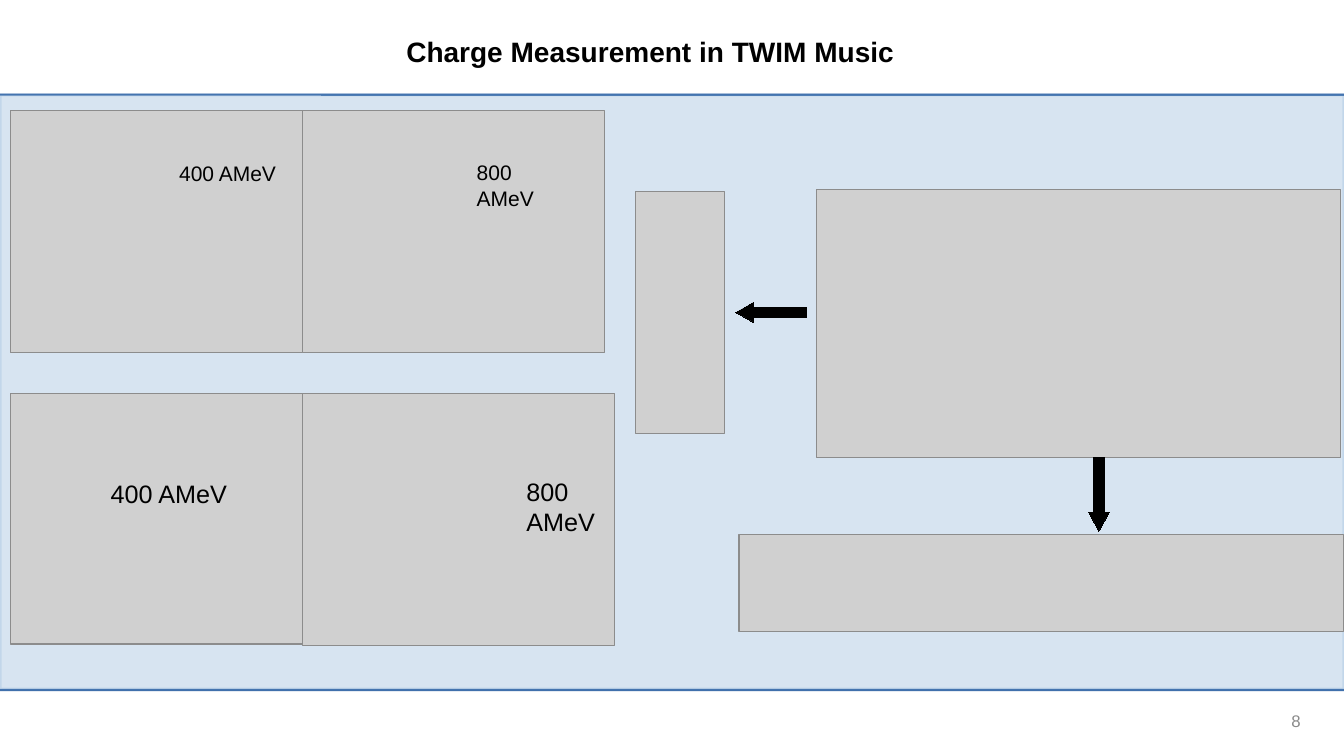
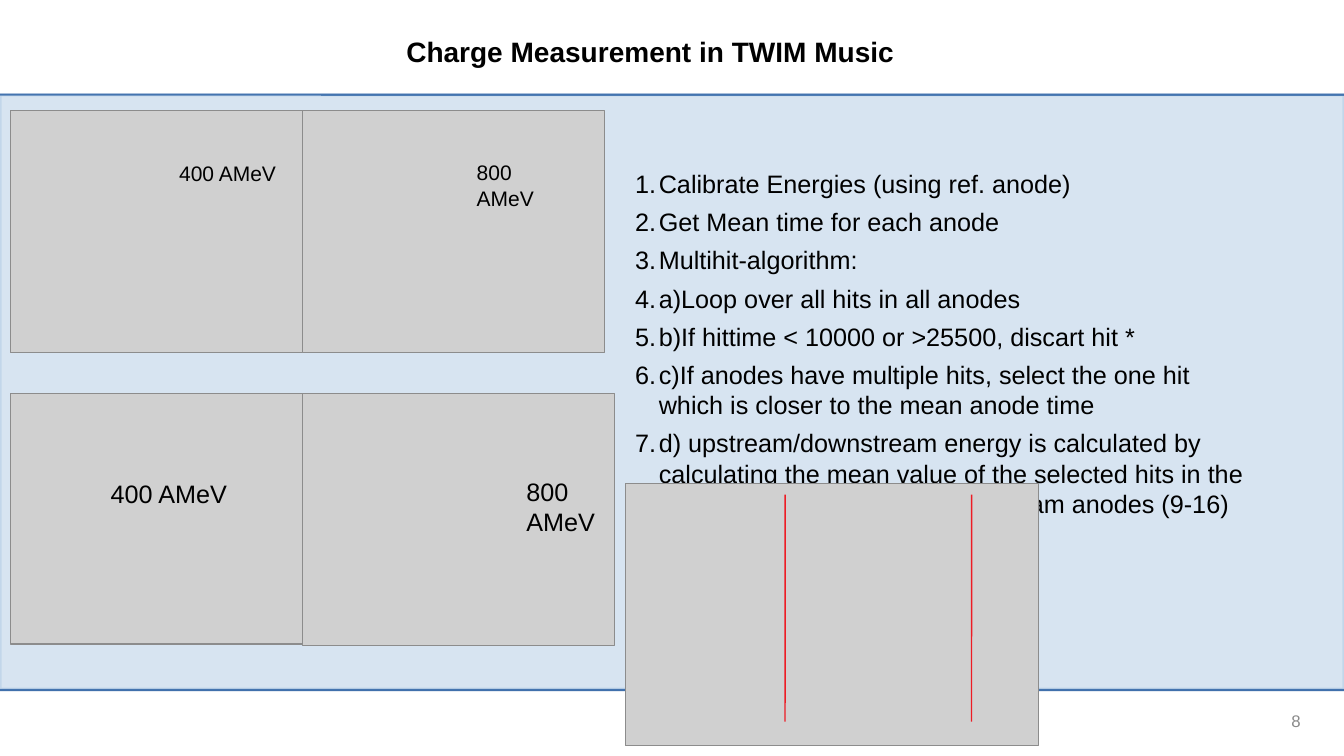
Before and after one commit to jenegger/r3bweek24_gsi, a slide deck: slide 8 of r3bweek_24_gsi.odp. Drawn at 1344x756 pixels with LibreOffice and Linux fonts; fonts in the diff are those of the drawing; grey boxes stand for pictures; background and template pictures are left out. Boxes give left, top, right and bottom in pixels: in the first picture for what was removed or moved away, otherwise in the second. Text is boxed around its words. In the diff, an @@ line names an element or a change of style, - is before the commit and + after.

```diff
--- a/r3bweek_24_gsi.odp
+++ b/r3bweek_24_gsi.odp
@@ text added at [659,174,1243,519], 18 pt, text #000000 @@
+1. Calibrate Energies (using ref. anode)
+2. Get Mean time for each anode
+3. Multihit-algorithm:
+4. a)Loop over all hits in all anodes
+5. b)If hittime < 10000 or >25500, discart hit *
+6. c)If anodes have multiple hits, select the one hit which is closer to the mean anode time
+7. d) upstream/downstream energy is calculated by calculating the mean value of the selected hits in the upstream anodes (1-8) /downstream anodes (9-16)
@@ picture removed at [635,192,725,434] @@
@@ picture removed at [817,190,1340,458] @@
@@ left arrow removed at [736,302,807,323] @@
@@ down arrow removed at [1089,458,1109,531] @@
@@ picture: place and size @@
-picture at [739,534,1344,631]
+picture at [625,484,1038,746]
@@ line added from (785, 722) to (785, 495), #ED1C24 0.99 pt @@
@@ line added from (972, 722) to (972, 495), #ED1C24 0.99 pt @@
```
Also in this commit, not shown: 4 other slides changed, 5 slides added, 2 slides removed, 14 other files.
